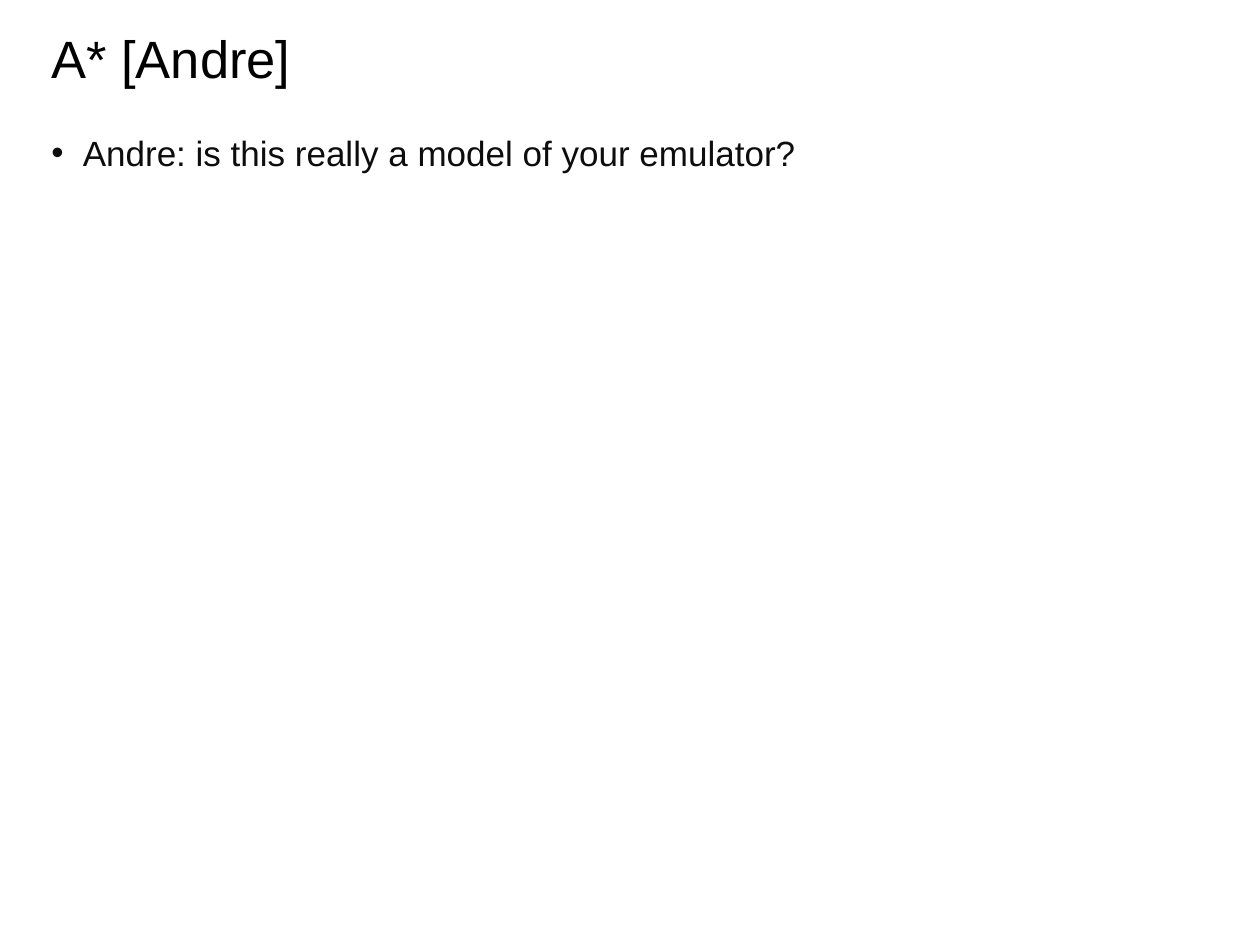
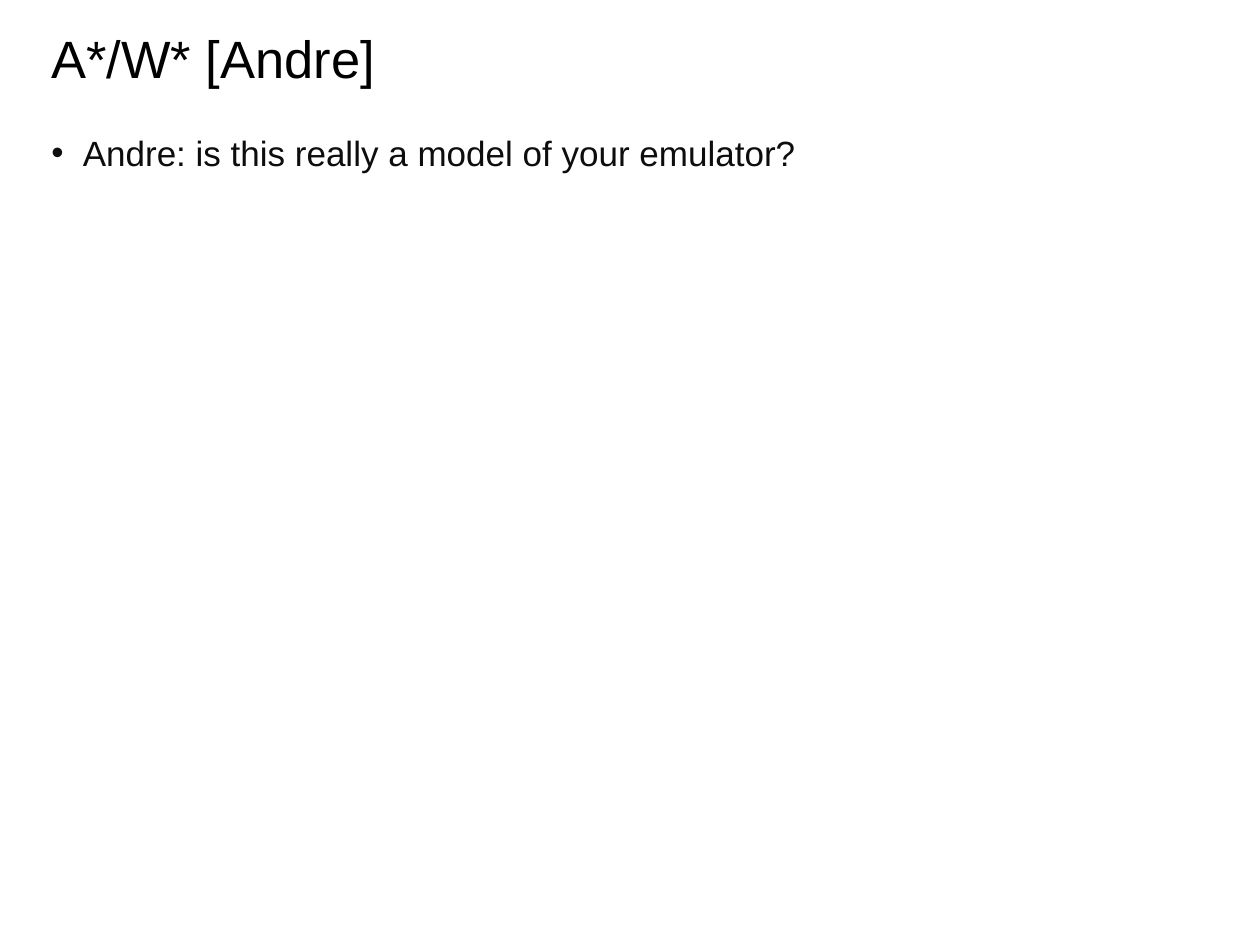
Before and after one commit to saga-project/NGMW, a slide deck: slide 13 of presentations/radical-modsim.pptx (slide 18 before the commit). Drawn at 1260x945 pixels with LibreOffice and Linux fonts; fonts in the diff are those of the drawing; background and template pictures are left out. Boxes give left, top, right and bottom in pixels: in the first picture for what was removed or moved away, otherwise in the second. Text is boxed around its words. In the diff, an @@ line names an element or a change of style, - is before the commit and + after.

```diff
--- a/presentations/radical-modsim.pptx
+++ b/presentations/radical-modsim.pptx
@@ title at (x1=51, y1=40, x2=375, y2=89): text changed @@
-A* [Andre]
+A*/W* [Andre]
```
Also in this commit, not shown: 10 other slides changed, 2 slides removed.
